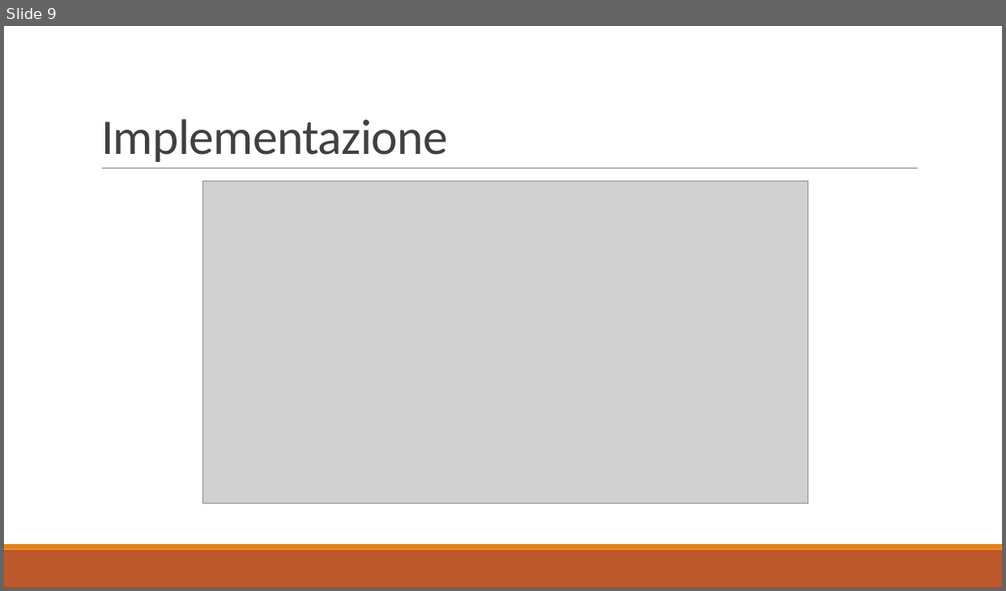
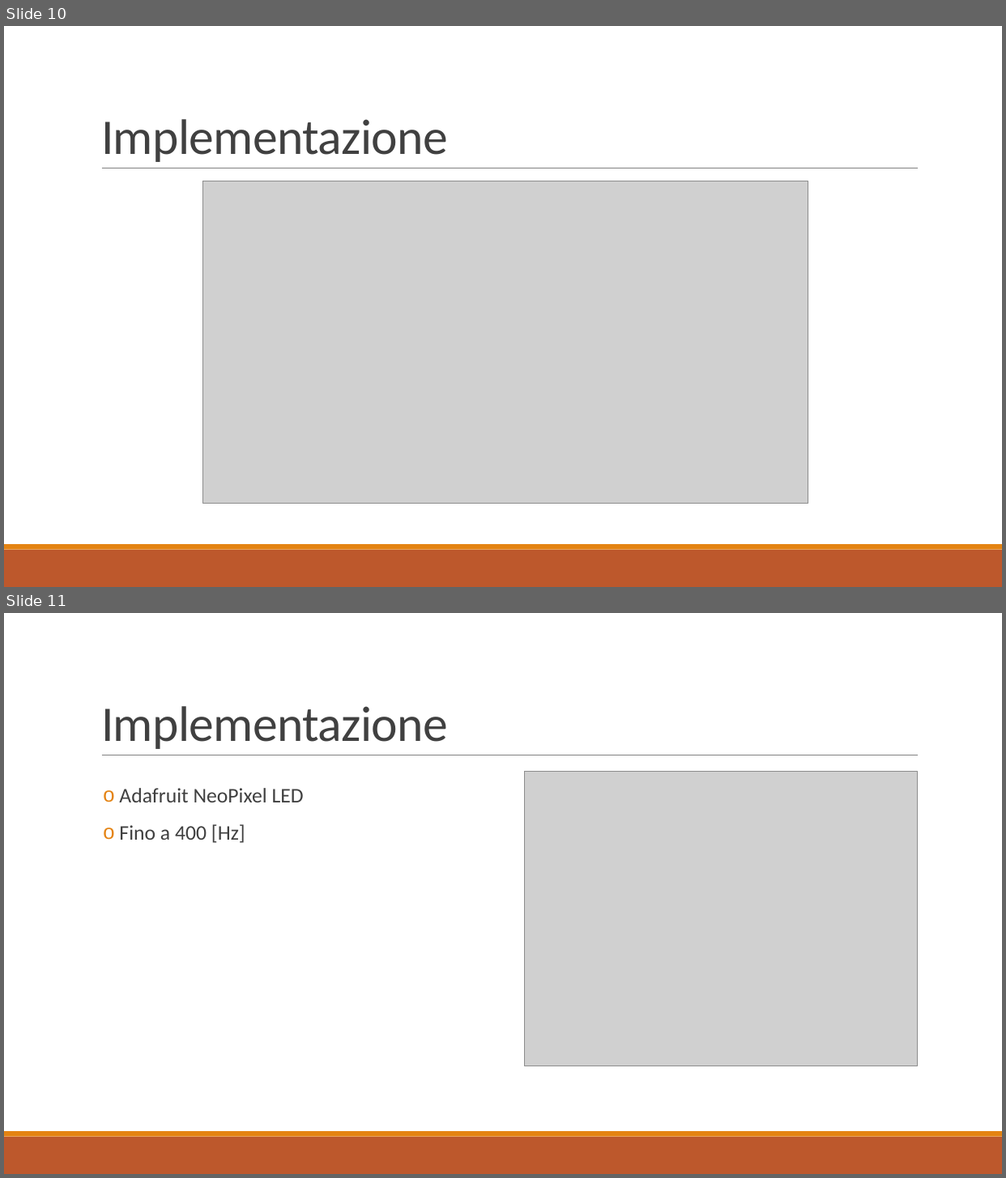
Before and after one commit to nemastojanovic/Fan-Clock, a slide deck: Documentazione/I3_PRESENTAZIONE_PROG2.pptx. Shown one above the other, each under a label of ours: slide 9 before the commit, slides 10 and 11 after it. The pictures are 1006x591 and 1006x1178 pixels, drawn with LibreOffice and Linux fonts; fonts in the diff are those of the drawing; grey boxes stand for pictures. Boxes give left, top, right and bottom in pixels: in the first picture for what was removed or moved away, otherwise in the second. Text is boxed around its words. In the diff, an @@ line names an element or a change of style, - is before the commit and + after.

```diff
--- a/Documentazione/I3_PRESENTAZIONE_PROG2.pptx
+++ b/Documentazione/I3_PRESENTAZIONE_PROG2.pptx
@@ slide 11 added at (4,613,1002,1174), background #FFFFFF; not listed: 3 template elements that a slide beside it also shows @@
@@ title added at (101,706,448,749), 48 pt, text #404040 @@
+Implementazione
@@ picture added at (524,772,918,1066) @@
@@ text added at (119,788,304,843), 20 pt, text #404040 @@
+o Adafruit NeoPixel LED
+o Fino a 400 [Hz]
@@ what was slide 9 is now slide 10 @@
```
Also in this commit, not shown: 4 slides changed, 3 other slides added.
